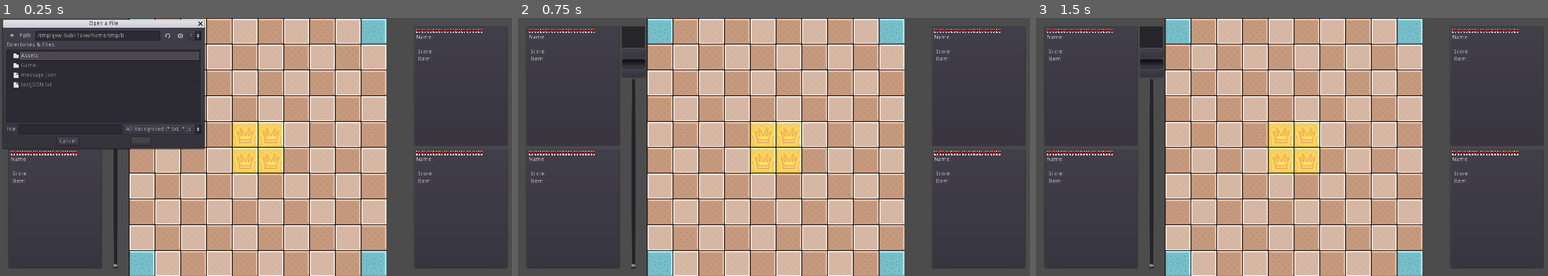
Above: before the commit, frames 1-3 (left to right).
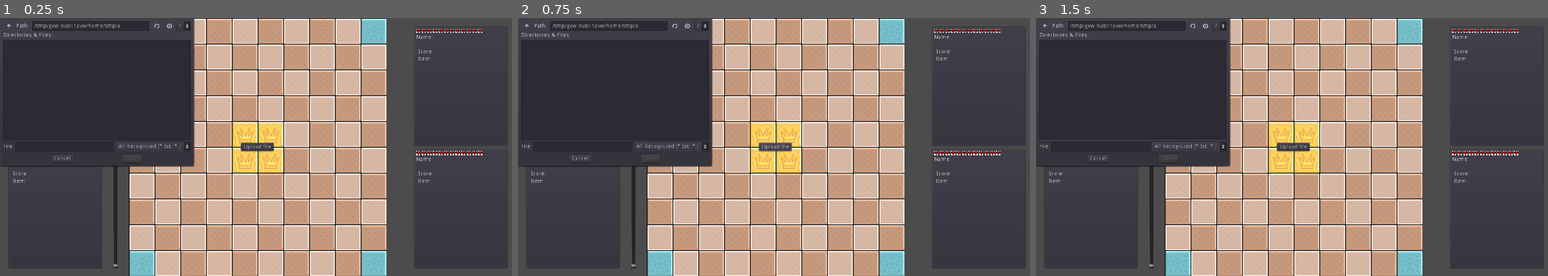
Above: after the commit, the same moments.

Repository: MechMania-28/Visualizer
Game: Godot game, scene res://Game/Game.tscn
The game is run twice, just before and just after one commit, with the same random seed, the same clock (stepped at 60 frames per second) and the same inputs. The engine's default icon, where the game draws it, is replaced by a stand-in: a white triangle on a blue panel in a dark square.
Inputs (mouse positions are in pixels of both pictures, inside the frame that each line leads up to):
- Up to frame 1 (0.25 s): no input
- Up to frame 2 (0.75 s): click (774, 147) at 0.5 s, where only the run after the commit has a clickable "Upload file"
- Up to frame 3 (1.5 s): click (1153, 64) at 1.25 s

The runs differ from the first frame. In frame 1, 6.3% of the frame differs, in the area x 0-54%, y 0-58%; in frame 2, 11%; in frame 3, 11%.

Commit message:
Added html5 file uploading

Diff:
--- a/Assets/Scripts/Global.gd
+++ b/Assets/Scripts/Global.gd
@@ -50,6 +50,9 @@
 
 var current_turn : int # Current turn in play
 var player_count : int # Number of players in game
+
+# HTML5/JS detection
+onready var use_js = OS.get_name() == "HTML5" and OS.has_feature('JavaScript')
 
 enum Classes {
 	KNIGHT,
--- a/Game/FileSelect.tscn
+++ b/Game/FileSelect.tscn
@@ -183,4 +183,20 @@
 size_flags_horizontal = 3
 size_flags_vertical = 3
 
+[node name="CenterContainer" type="CenterContainer" parent="."]
+anchor_right = 1.0
+anchor_bottom = 1.0
+mouse_filter = 1
+__meta__ = {
+"_edit_use_anchors_": false
+}
+
+[node name="WebUpload" type="Button" parent="CenterContainer"]
+margin_left = 599.0
+margin_top = 310.0
+margin_right = 680.0
+margin_bottom = 330.0
+text = "Upload file"
+
 [connection signal="file_selected" from="FileDialog" to="." method="_on_FileDialog_file_selected"]
+[connection signal="pressed" from="CenterContainer/WebUpload" to="." method="web_load_file"]
--- a/Game/file_upload.gd
+++ b/Game/file_upload.gd
@@ -1,3 +1,6 @@
+# Code modified from https://github.com/Pukkah/HTML5-File-Exchange-for-Godot/
+#  (linked addon only supports images... re-writing code to serve our purposes)
+
 extends Control
 signal file_loaded
 
@@ -8,10 +11,13 @@
 onready var Progress = $HBoxContainer
 onready var Anim = $HBoxContainer/VBoxContainer/AspectRatioContainer/HBoxContainer/LoadSprite/AnimationPlayer
 onready var LoadSprite = $HBoxContainer/VBoxContainer/AspectRatioContainer/HBoxContainer/LoadSprite
+onready var uploadButton = $CenterContainer/WebUpload
+
+var thread = Thread.new()
+signal in_focus
 
 # Called when the node enters the scene tree for the first time.
 func _ready():
-	FileDia.popup(Rect2(0, 0, 500, 300))
 	Progress.hide()
 
 	var _err = Global.connect("progress_text_changed",self,"_on_set_progress_text")
@@ -19,6 +25,15 @@
 	_err = Global.connect("gamelog_verification_start",self,"_on_verification_start")
 	_err = Global.connect("gamelog_verification_complete",self,"_on_verification_complete")
 	_err = Global.connect("gamelog_verification_failed",self,"_on_verification_failed")
+
+	if Global.use_js:
+		_define_js()
+	else:
+		FileDia.show()
+
+	uploadButton.show()
+
+	#popup(Rect2(0, 0, 500, 300))
 
 
 
@@ -37,6 +52,58 @@
 
 
 
+
+func web_load_file():
+
+	if not Global.use_js:
+		FileDia.show()
+		return
+	Progress.show()
+	ProgressText.text = "Selecting a file..."
+	# Call our upload function
+	JavaScript.eval("upload();", true)
+	# Wait for prompt to close and for async data load
+	yield(self, "in_focus")
+	while not (JavaScript.eval("done;", true)):
+		yield(get_tree().create_timer(.1), "timeout")
+		# Check that upload wasn't canceled
+		if JavaScript.eval("canceled;", true):
+			return
+
+
+	# Wait until full data has loaded
+	var file_data: PoolByteArray
+	while true:
+		file_data = JavaScript.eval("fileData;", true)
+		if file_data != null:
+			break
+		yield(get_tree().create_timer(0.1), "timeout")
+
+	yield(get_tree(), "idle_frame")
+
+	# Optionally check file type
+	#var file_type = JavaScript.eval("fileType;", true)
+
+	var gamelog_file = JSON.parse(file_data.get_string_from_utf8())
+	if gamelog_file.error != OK:
+		uploadButton.show()
+		ProgressText.text = "Error: invalid file"
+		return
+
+	if gamelog_file.result == null:
+		uploadButton.show()
+		ProgressText.text = "Error: invalid file"
+		return
+
+	GameLog = gamelog_file.result
+	Global.verify_GameLog(gamelog_file.result)
+
+
+func _notification(notification: int):
+	if notification == MainLoop.NOTIFICATION_WM_FOCUS_IN:
+		emit_signal("in_focus")
+
+
 func _on_verification_complete():
 	Anim.get_animation("close").track_set_key_value(2, 0, LoadSprite.rect_rotation + 180)
 	Anim.play("close")
@@ -47,10 +114,13 @@
 
 func _on_verification_failed():
 	ProgressText.text = "Error: " + ProgressText.text
+	Progress.show()
+	uploadButton.show()
 
 
 func _on_verification_start():
 	ProgressBarNode.max_value = Global.max_progress
+	uploadButton.hide()
 
 func _on_set_progress_text(new : String):
 	ProgressText.text = new
@@ -58,6 +128,61 @@
 func _on_set_progress(new : float):
 	ProgressBarNode.value = new
 
+# Pressing esc will open file select
 func _unhandled_key_input(event):
 	if event.is_action_released("ui_cancel"):
+		popup()
+
+
+var default: Rect2
+func popup(_rect: Rect2 = default):
+	# If built for web, FileDialog won't work
+
+	if Global.use_js:
+		web_load_file()
+	else:
 		FileDia.popup()
+
+func _define_js():
+	# Create global JS variables to store file upload state
+	# Create input element to allow upload
+	JavaScript.eval(
+		"""
+		var fileData;
+		var fileType;
+		var fileName;
+		var canceled;
+		var done;
+		function upload(){
+			fileData = null;
+			fileType = null;
+			fileName = null;
+			canceled = false;
+			done = false;
+			var input = document.createElement('INPUT');
+			input.setAttribute("type", "file");
+			input.click();
+			input.addEventListener('change', event => {
+				if (event.target.files.length < 0){
+					canceled = true;
+				}
+				var file = event.target.files[0];
+				var reader = new FileReader();
+				fileType = file.type;
+				fileName = file.name;
+				reader.readAsArrayBuffer(file);
+				reader.onloadend = function (evt) {
+					if (evt.target.readyState == FileReader.DONE) {
+						fileData = evt.target.result;
+						done = true;
+					}
+				}
+			});
+		}
+		"""
+	, true)
+
+
+func _exit_tree():
+	if thread.is_active():
+		thread.wait_to_finish()
Not shown: 1 places in Game/Game.tscn that only renumber resources
